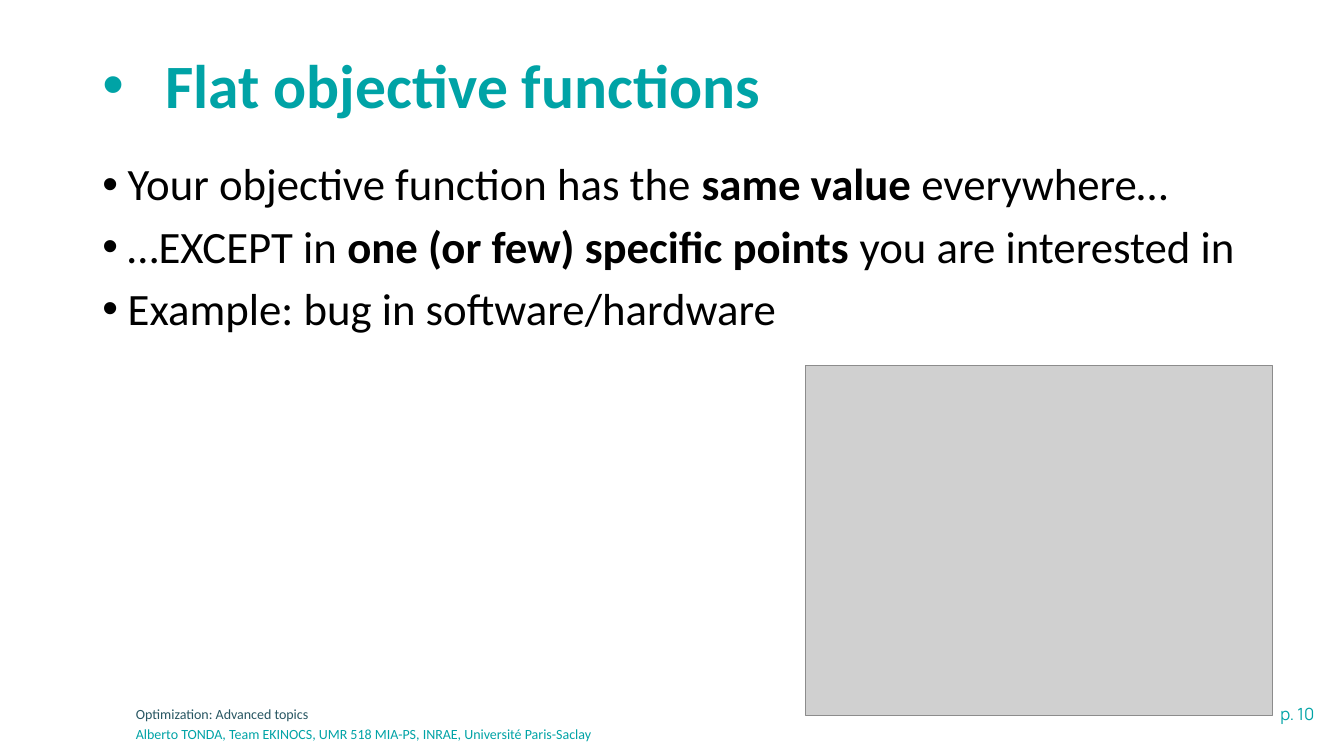
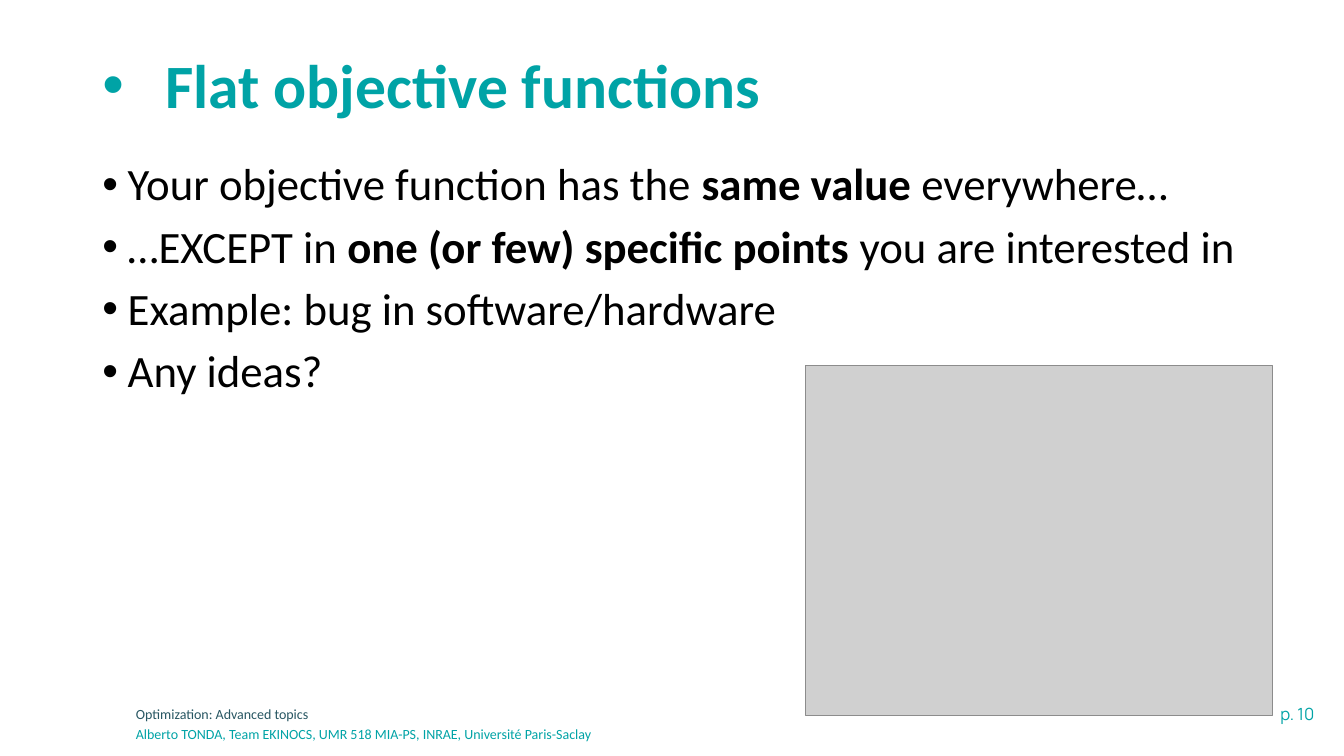
Before and after one commit to albertotonda/teaching, a slide deck: slide 10 of optimization-methods-for-artificial-intelligence/optimization-advanced.pptx. Drawn at 1344x756 pixels with LibreOffice and Linux fonts; fonts in the diff are those of the drawing; grey boxes stand for pictures; background and template pictures are left out. Boxes give left, top, right and bottom in pixels: in the first picture for what was removed or moved away, otherwise in the second. Text is boxed around its words. In the diff, an @@ line names an element or a change of style, - is before the commit and + after.

```diff
--- a/optimization-methods-for-artificial-intelligence/optimization-advanced.pptx
+++ b/optimization-methods-for-artificial-intelligence/optimization-advanced.pptx
@@ text at [128, 356, 323, 395]: paragraph added @@
+• Any ideas?
```
Also in this commit, not shown: 1 other slide changed.
